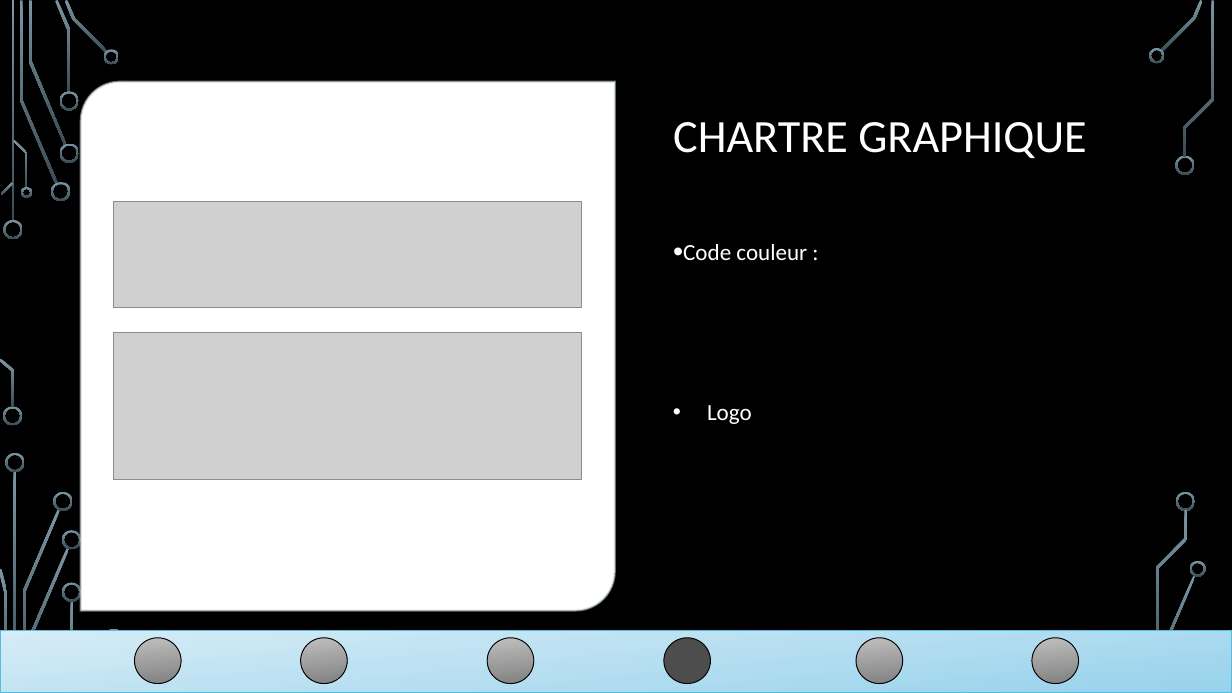
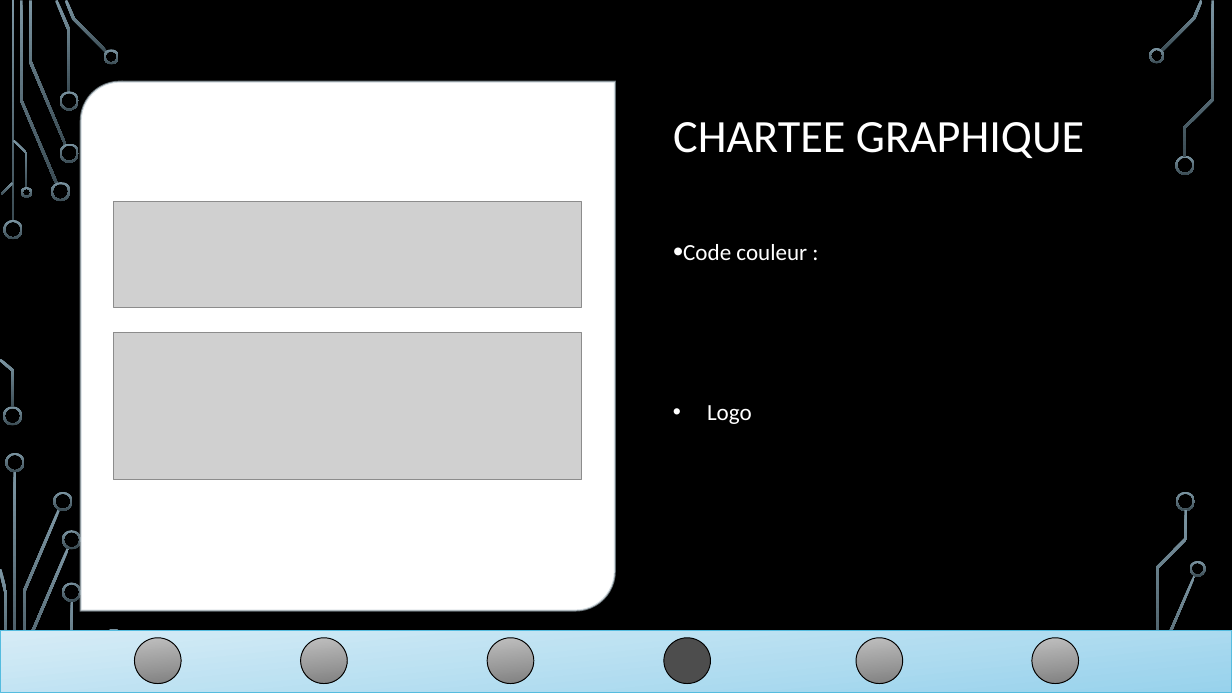
Before and after one commit to linh1902/gameshark, a slide deck: slide 28 of doc/ppt_gameshark.pptx. Drawn at 1232x693 pixels with LibreOffice and Linux fonts; fonts in the diff are those of the drawing; grey boxes stand for pictures; background and template pictures are left out. Boxes give left, top, right and bottom in pixels: in the first picture for what was removed or moved away, otherwise in the second. Text is boxed around its words. In the diff, an @@ line names an element or a change of style, - is before the commit and + after.

```diff
--- a/doc/ppt_gameshark.pptx
+++ b/doc/ppt_gameshark.pptx
@@ title at (x1=673, y1=122, x2=1084, y2=158): text changed @@
-CHARTRE GRAPHIQUE
+CHARTEE GRAPHIQUE
```
Also in this commit, not shown: 6 other slides changed, 12 other files.
